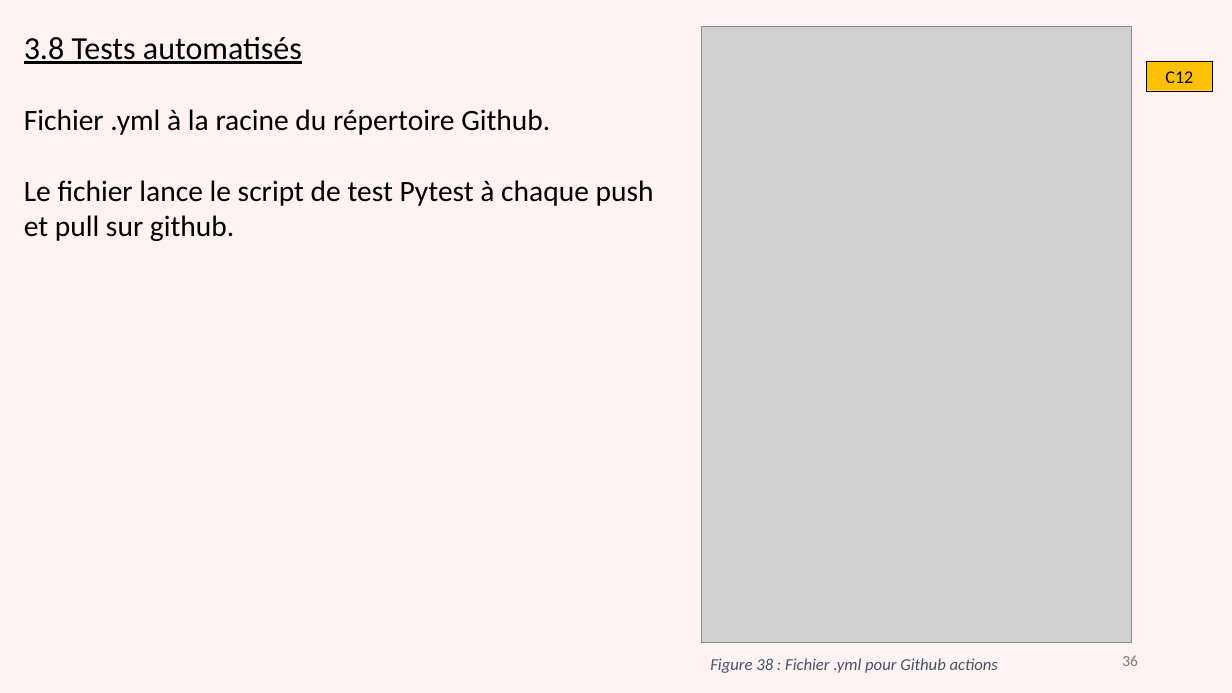
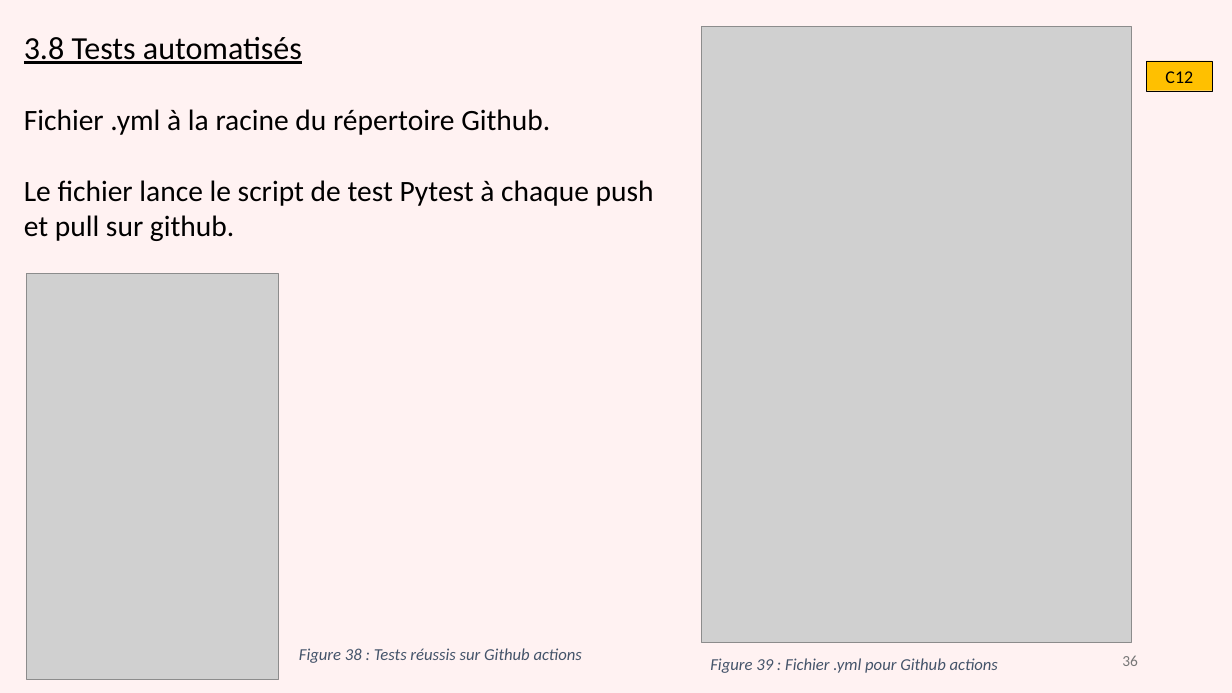
Before and after one commit to gdaume24/Projet-chef-oeuvre, a slide deck: slide 36 of E1/diapo.PPTX. Drawn at 1232x693 pixels with LibreOffice and Linux fonts; fonts in the diff are those of the drawing; grey boxes stand for pictures. Boxes give left, top, right and bottom in pixels: in the first picture for what was removed or moved away, otherwise in the second. Text is boxed around its words. In the diff, an @@ line names an element or a change of style, - is before the commit and + after.

```diff
--- a/E1/diapo.PPTX
+++ b/E1/diapo.PPTX
@@ picture added at box(26, 274, 278, 679) @@
@@ text added at box(299, 648, 582, 663), 13 pt, text #44546A, italic @@
+Figure 38 : Tests réussis sur Github actions
@@ text at box(710, 658, 998, 673): text changed @@
-Figure 38 : Fichier .yml pour Github actions
+Figure 39 : Fichier .yml pour Github actions
```
Also in this commit, not shown: 1 other slide changed, 2 other files.
